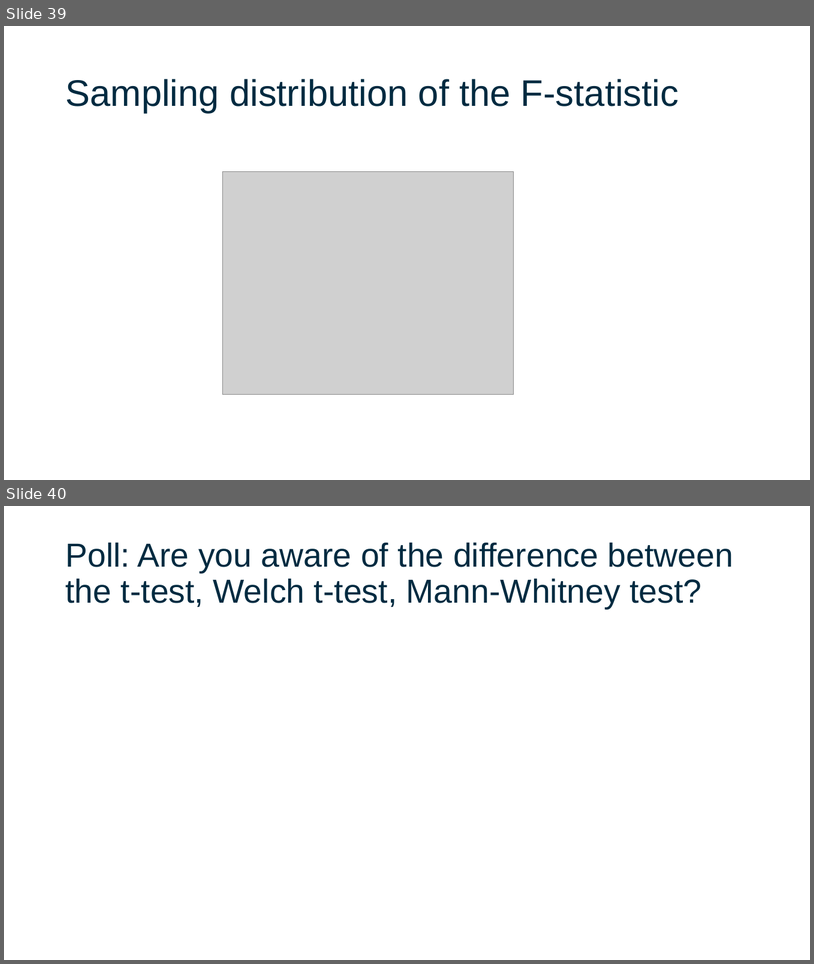
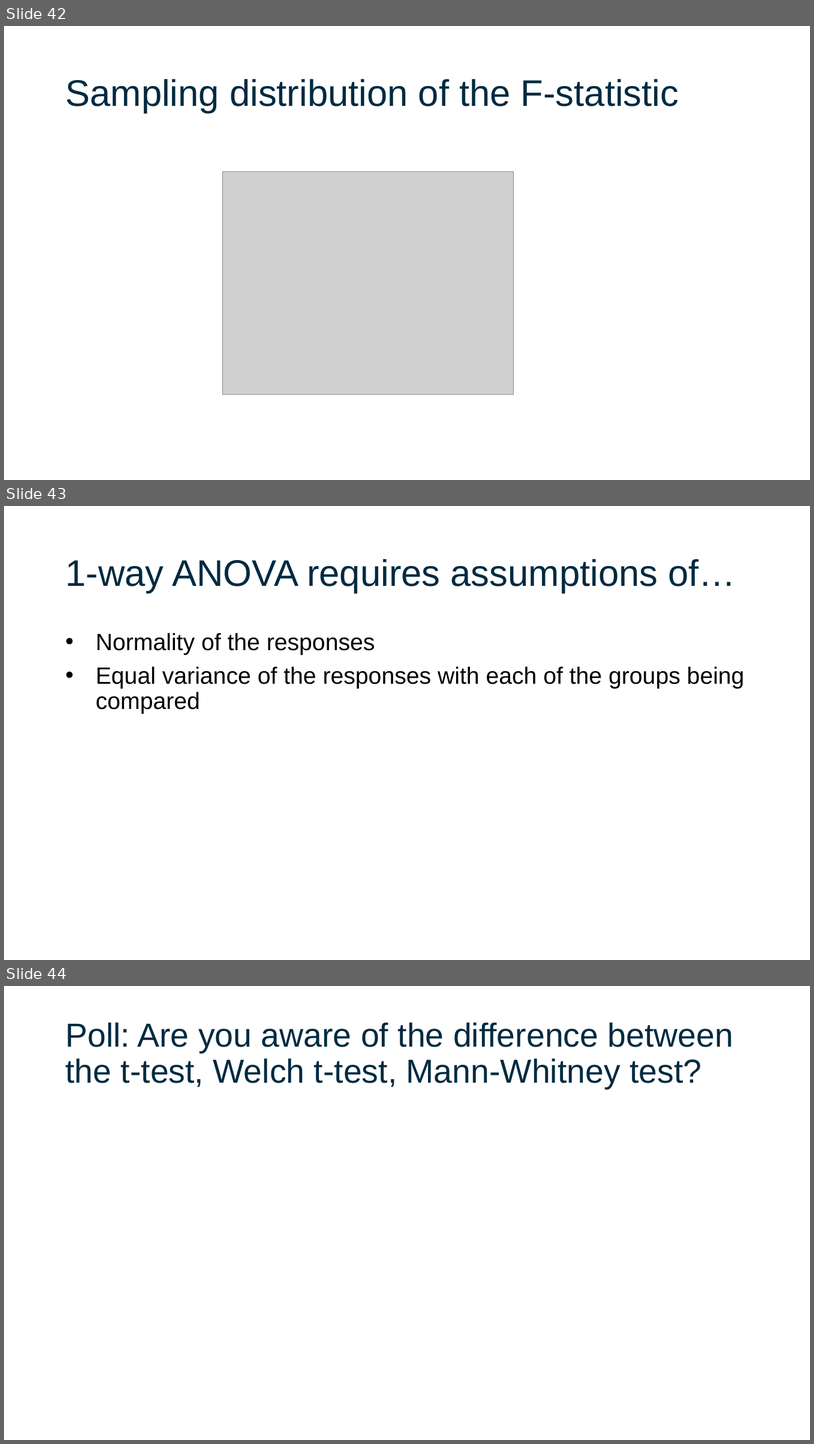
Before and after one commit to gladstone-institutes/Bioinformatics-Workshops, a slide deck: hypothesis-testing/HypothesisTesting.pptx. Shown one above the other, each under a label of ours: slides 39 and 40 before the commit, slides 42, 43 and 44 after it. The pictures are 814x964 and 814x1444 pixels, drawn with LibreOffice and Linux fonts; fonts in the diff are those of the drawing; grey boxes stand for pictures. Boxes give left, top, right and bottom in pixels: in the first picture for what was removed or moved away, otherwise in the second. Text is boxed around its words. In the diff, an @@ line names an element or a change of style, - is before the commit and + after.

```diff
--- a/hypothesis-testing/HypothesisTesting.pptx
+++ b/hypothesis-testing/HypothesisTesting.pptx
@@ slide 43 added at (4, 506, 810, 960), background #FFFFFF @@
@@ title added at (65, 559, 736, 593), 44 pt, text #002A40 @@
+1-way ANOVA requires assumptions of…
@@ text added at (96, 633, 745, 714), 28 pt, text #000000 @@
+• Normality of the responses
+• Equal variance of the responses with each of the groups being compared
@@ what was slide 39 is now slide 42 @@
@@ what was slide 40 is now slide 44 @@
```
Also in this commit, not shown: 3 slides changed, 14 other slides added.
